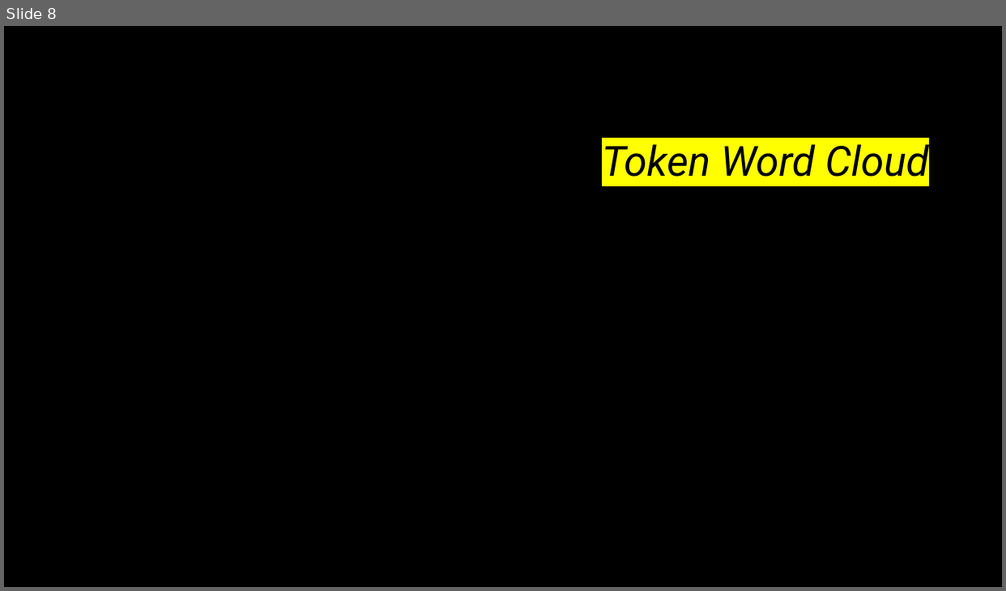
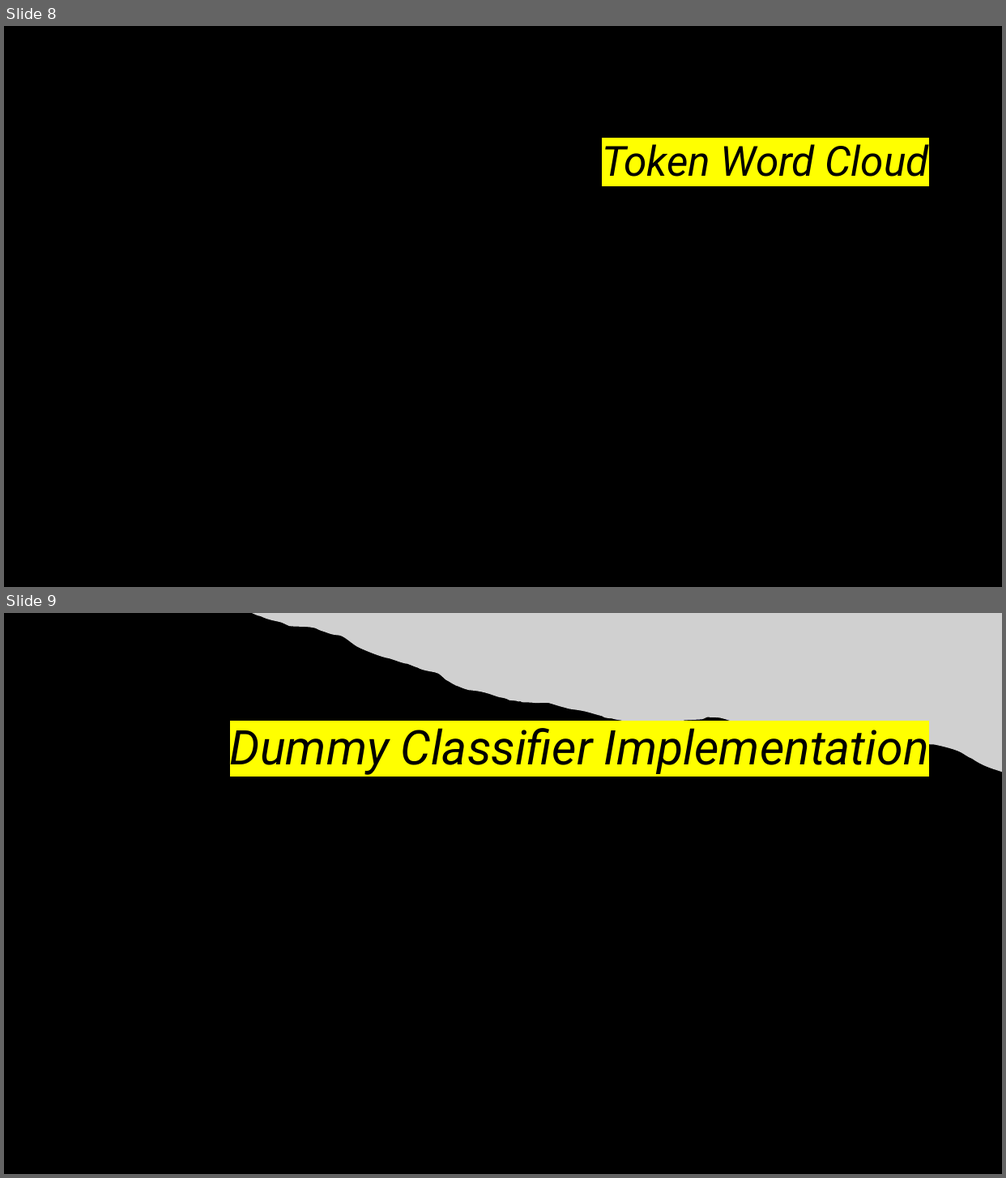
Before and after one commit to arango850/CED_III_TI_II, a slide deck: docs/Integrative Task 2.pptx. Shown one above the other, each under a label of ours: slide 8 before the commit, slides 8 and 9 after it. The pictures are 1006x591 and 1006x1178 pixels, drawn with LibreOffice and Linux fonts; fonts in the diff are those of the drawing; grey boxes stand for pictures; background and template pictures are left out. Boxes give left, top, right and bottom in pixels: in the first picture for what was removed or moved away, otherwise in the second. Text is boxed around its words. In the diff, an @@ line names an element or a change of style, - is before the commit and + after.

```diff
--- a/docs/Integrative Task 2.pptx
+++ b/docs/Integrative Task 2.pptx
@@ slide 9 added at <box>4,613,1002,1174</box>, background #000000 @@
@@ picture added at <box>252,613,1002,772</box> @@
@@ title added at <box>230,720,929,775</box>, 46 pt, text #000000, italic @@
+Dummy Classifier Implementation
```
Also in this commit, not shown: 11 other slides added.
